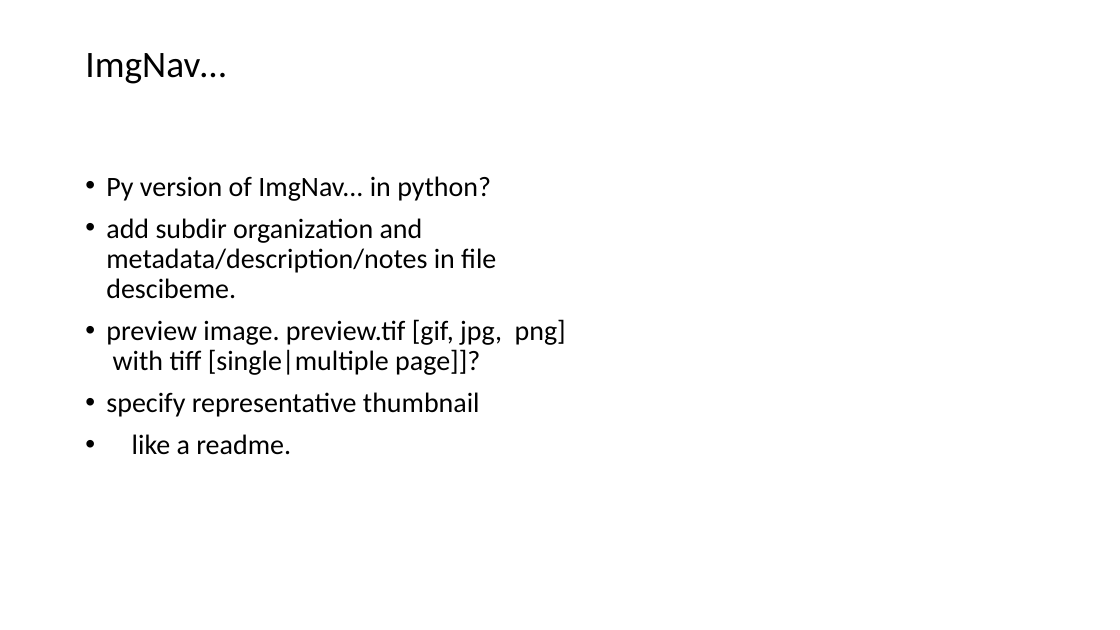
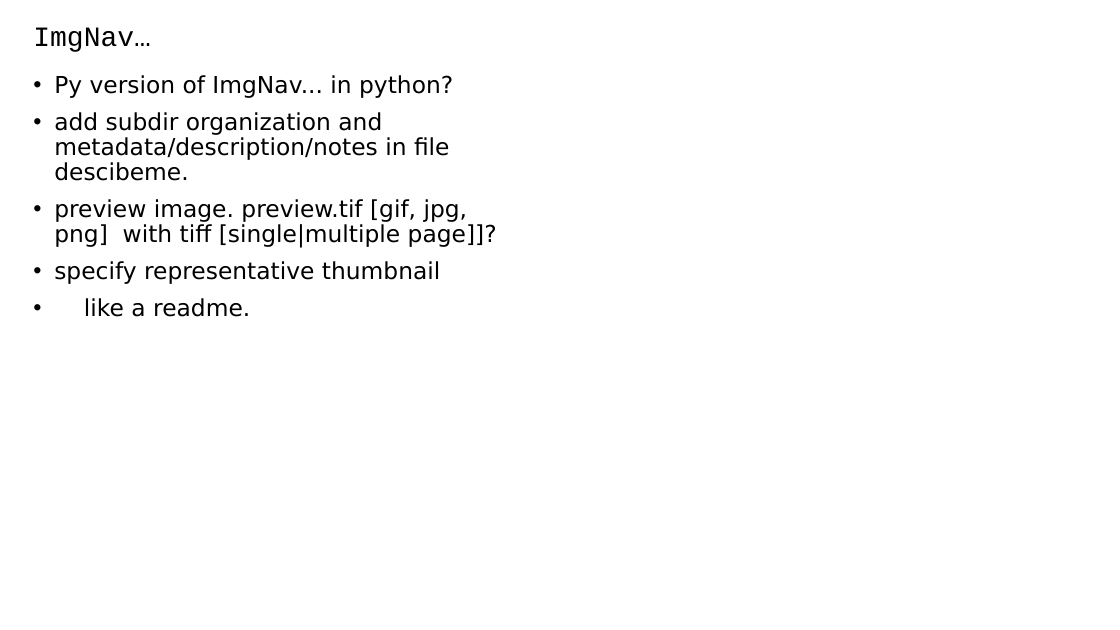
Before and after one commit to PolarizedLightFieldMicroscopy/Documents, a slide deck: slide 39 of LFI plugin/LFM Toolbox.pptx (slide 23 before the commit). Drawn at 1120x630 pixels with LibreOffice and Linux fonts; fonts in the diff are those of the drawing. Boxes give left, top, right and bottom in pixels: in the first picture for what was removed or moved away, otherwise in the second. Text is boxed around its words. In the diff, an @@ line names an element or a change of style, - is before the commit and + after.

```diff
--- a/LFI plugin/LFM Toolbox.pptx
+++ b/LFI plugin/LFM Toolbox.pptx
@@ title "ImgNav…": place and size @@
-title "ImgNav…" at box(85, 53, 226, 84)
+title "ImgNav…" at box(33, 27, 151, 52)
@@ title "ImgNav…" at box(33, 27, 151, 52): size 32 to 24 pt, font Calibri to Courier New @@
@@ text "Py version of ImgNav... in ...": place and size @@
-text "Py version of ImgNav... in ..." at box(106, 176, 566, 455)
+text "Py version of ImgNav... in ..." at box(54, 75, 497, 317)
@@ text "Py version of ImgNav... in ..." at box(54, 75, 497, 317): size 24 to 20 pt, font Calibri to DejaVu Sans @@
```
Also in this commit, not shown: 16 other slides changed, 23 slides added, 6 slides removed, 5 other files.
